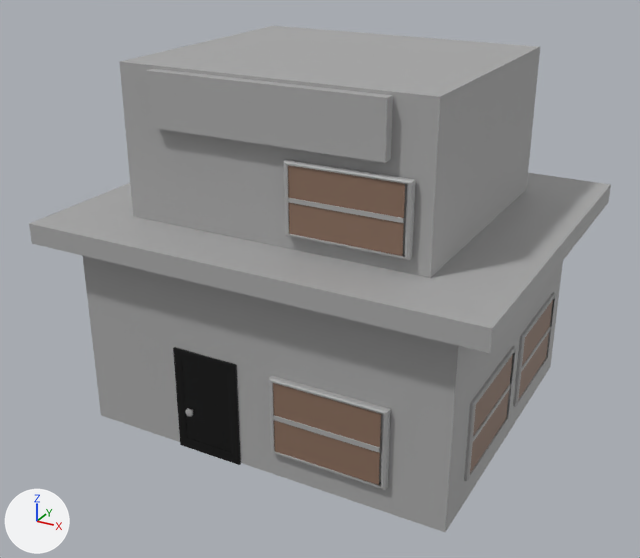
The FBX model SeniorProject2025/Assets/BetaBuildings/Building2.fbx: old version first, new version second.
The view is the same before and after, from a 50 mm camera at (1.63, -2.39, 2.14) aimed at (-0.06, 0.68, 0.61). The lights are fixed; the arrows at lower left show +X, +Y and +Z. Where no turn or scale is listed for an object, it has been applied to the vertices.
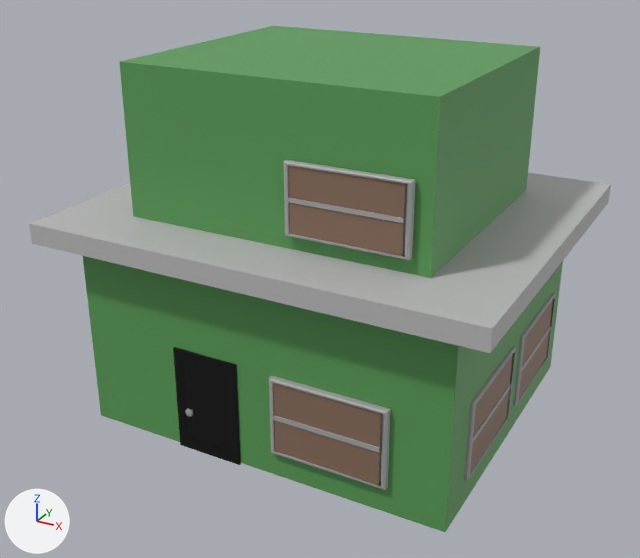
Boxes [x1, y1, x2, y2] around the edits, measured in the pictures (640 x 558 px):
'pCube360', recoloured (grey to green)
    both: [119, 26, 540, 278]
'pCube358', recoloured (grey to green)
    both: [83, 256, 563, 532]
'pCube361', deleted
    before: [146, 69, 393, 163]

What the commit changed:
Material 'lambert2' (mat_lambert2) is new.
Its base color is (0.104, 0.334, 0.0983) (green #5b9c58).
me_mesh_002 has 8 vertices, 6 faces and spans x -0.81..0.81, y -0.69..0.69, z -0.22..0.59.
me_mesh_002 no longer uses material mat_standardsurface1 (grey #aaaaaa).
me_mesh_002 now uses material mat_lambert2 (green #5b9c58).
me_mesh_004 has 8 vertices, 6 faces and spans x -0.647..0.647, y -0.554..0.554, z -0.169..0.45.
me_mesh_004 no longer uses material mat_standardsurface1 (grey #aaaaaa).
me_mesh_004 now uses material mat_lambert2 (green #5b9c58).
Object 'pCube361' (ob_pcube361) is deleted.
